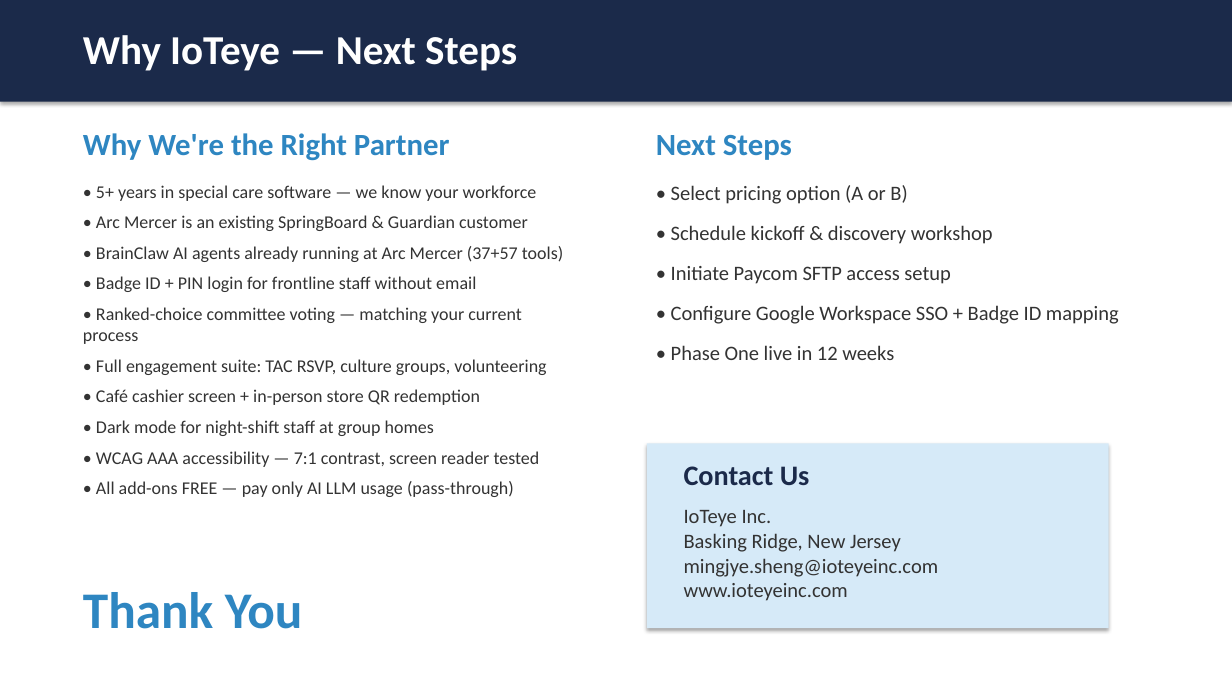
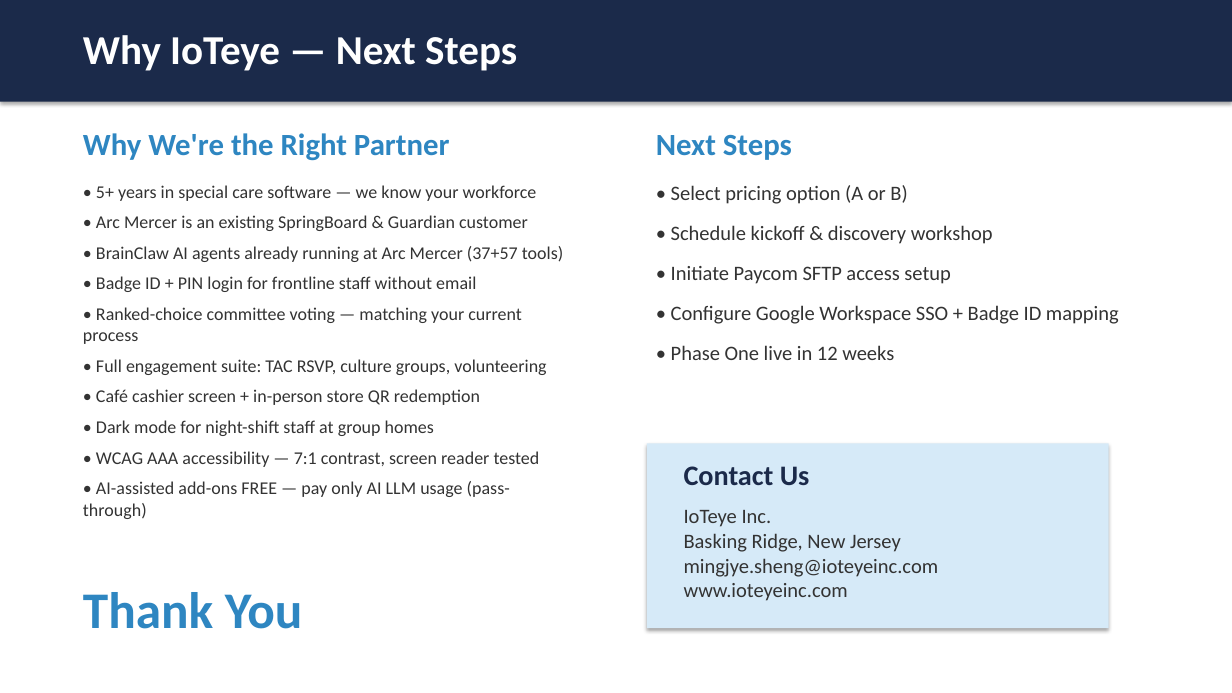
Before and after one commit to mingjyesheng-ioteye/sb_rewards, a slide deck: slide 18 of RFP/IoTeye - Arc Mercer Pitch.pptx. Drawn at 1232x693 pixels with LibreOffice and Linux fonts; fonts in the diff are those of the drawing. Boxes give left, top, right and bottom in pixels: in the first picture for what was removed or moved away, otherwise in the second. Text is boxed around its words. In the diff, an @@ line names an element or a change of style, - is before the commit and + after.

Commit message:
Align pitch deck add-on banners with proposal: AI-assisted only, major redesigns not covered

```diff
--- a/RFP/IoTeye - Arc Mercer Pitch.pptx
+++ b/RFP/IoTeye - Arc Mercer Pitch.pptx
@@ text at <box>83,481,510,519</box>: text changed @@
-• All add-ons FREE — pay only AI LLM usage (pass-through)
+• AI-assisted add-ons FREE — pay only AI LLM usage (pass-through)
```
Also in this commit, not shown: 2 other slides changed, 1 other file.
